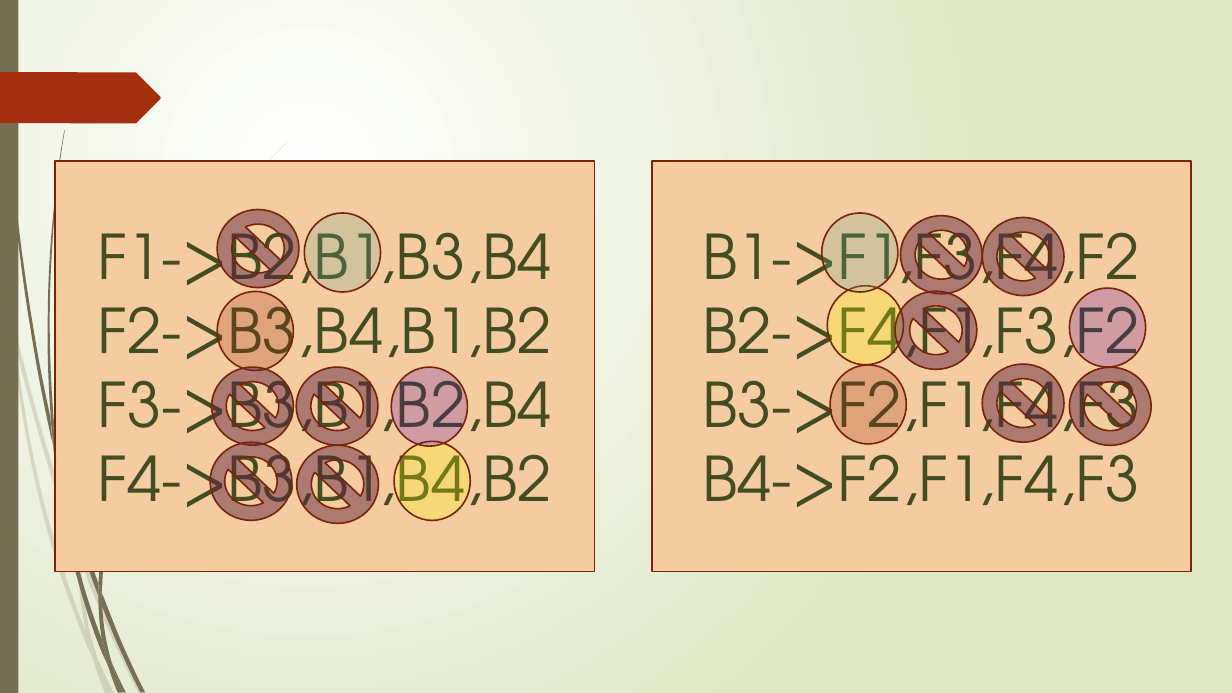
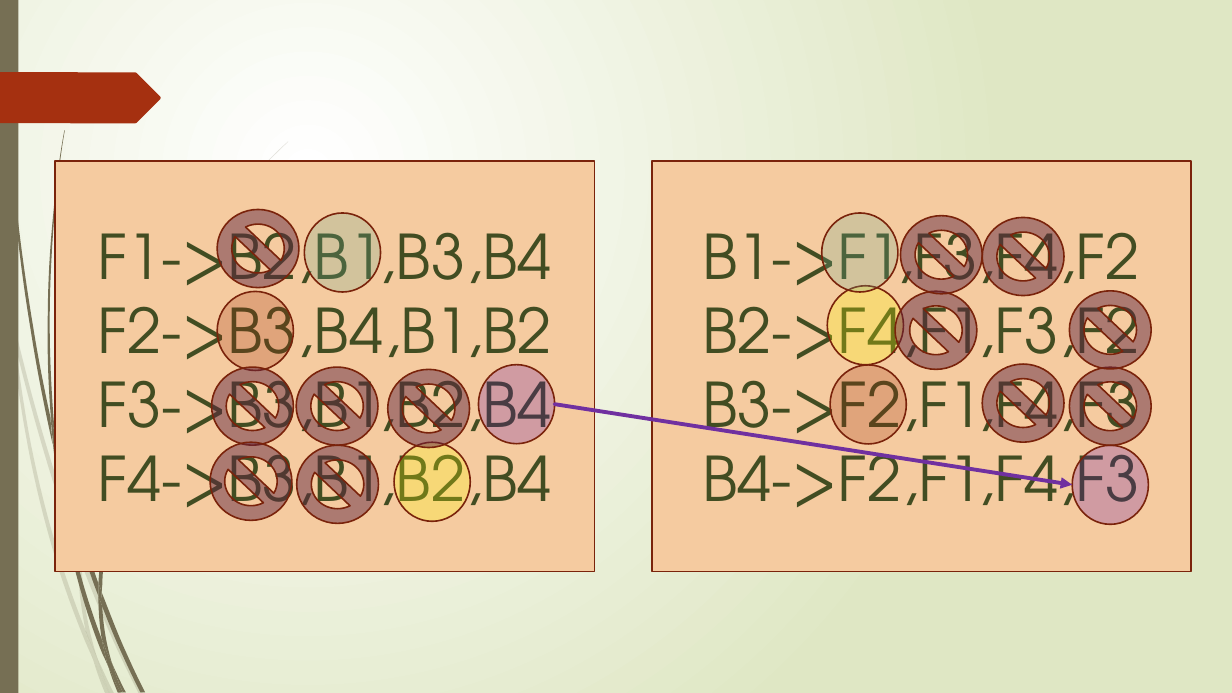
Before and after one commit to mariru27/Hospitals-Residents-Problem-gale-shapley-algorithm-, a slide deck: slide 14 of Gale-Shapley.pptx. Drawn at 1232x693 pixels with LibreOffice and Linux fonts; fonts in the diff are those of the drawing. Boxes give left, top, right and bottom in pixels: in the first picture for what was removed or moved away, otherwise in the second. Text is boxed around its words. In the diff, an @@ line names an element or a change of style, - is before the commit and + after.

```diff
--- a/Gale-Shapley.pptx
+++ b/Gale-Shapley.pptx
@@ no-entry sign added at [1069, 291, 1151, 370], fill #622641 at 49% opacity, outline #7A240C 1.25 pt @@
@@ no-entry sign added at [388, 370, 470, 448], fill #622641 at 49% opacity, outline #7A240C 1.25 pt @@
@@ ellipse: place and size @@
-ellipse at [391, 367, 467, 446]
+ellipse at [479, 365, 555, 445]
@@ arrow added from (555, 404) to (1072, 485), #7030A0 3 pt @@
@@ text in rectangle at [98, 437, 552, 524]: text changed @@
-F4->B3,B1,B4,B2
+F4->B3,B1,B2,B4
@@ ellipse: place and size @@
-ellipse at [1069, 288, 1145, 368]
+ellipse at [1072, 445, 1148, 525]
```
Also in this commit, not shown: 9 other slides changed, 2 slides added, 1 slide removed, 2 other files.
